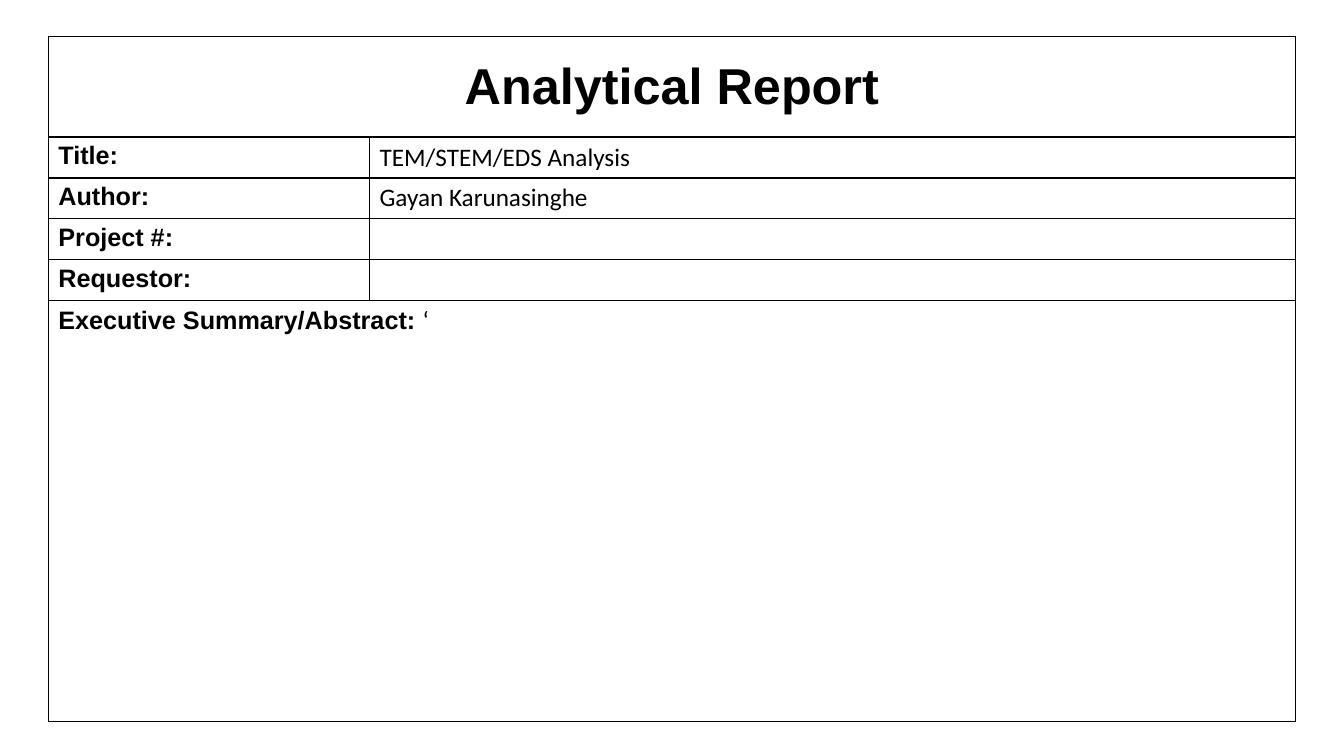
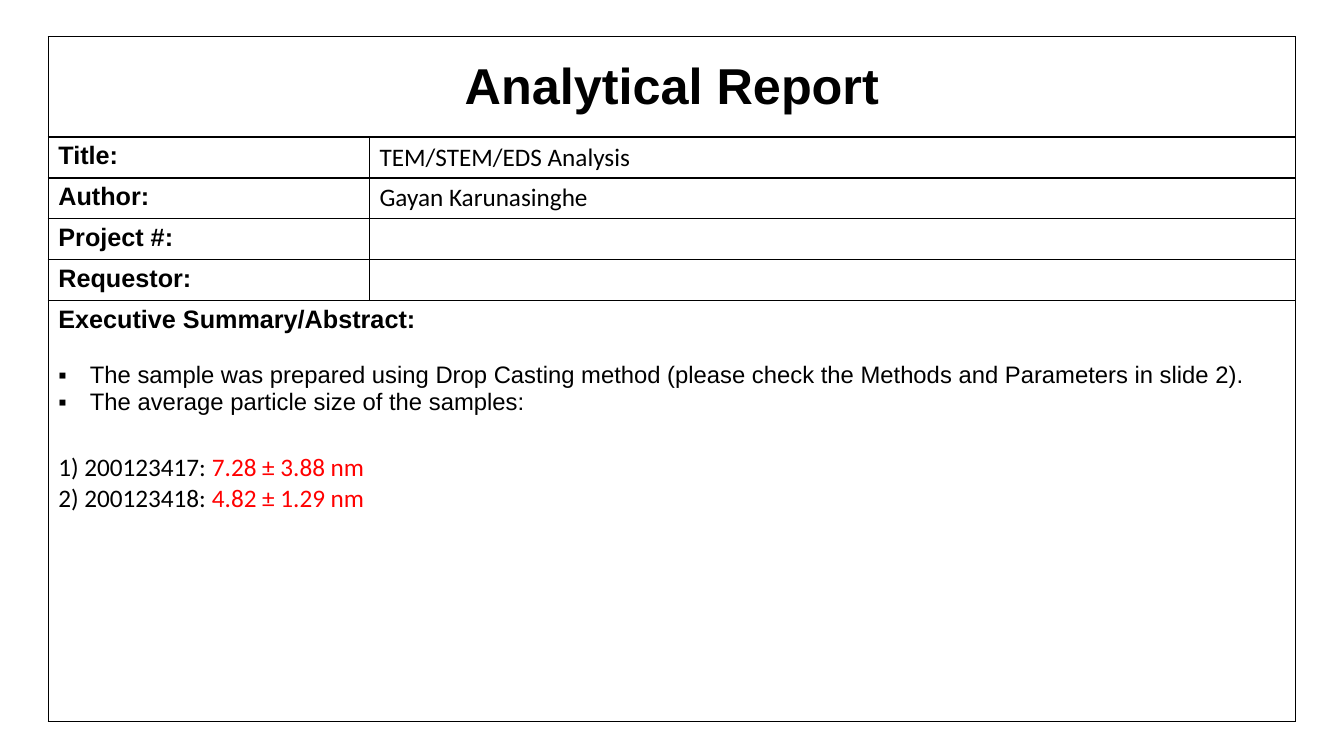
Before and after one commit to cvrl10/mini_project, a slide deck: slide 1 of 100040001/_100040001.pptx. Drawn at 1344x756 pixels with LibreOffice and Linux fonts; fonts in the diff are those of the drawing. Boxes give left, top, right and bottom in pixels: in the first picture for what was removed or moved away, otherwise in the second. Text is boxed around its words. In the diff, an @@ line names an element or a change of style, - is before the commit and + after.

```diff
--- a/100040001/_100040001.pptx
+++ b/100040001/_100040001.pptx
@@ table at (48,36,1297,719) @@
-row 6, column 1: Executive Summary/Abstract: ‘
+row 6, column 1: Executive Summary/Abstract: / The sample was prepared using Drop Casting method (please check the Methods and Parameters in slide 2). / The average particle size of the samples: / 200123417: 7.28 ± 3.88 nm / 200123418: 4.82 ± 1.29 nm
```
Also in this commit, not shown: 4 other slides changed, 2 slides added, 7 slides removed, 33 other files.
